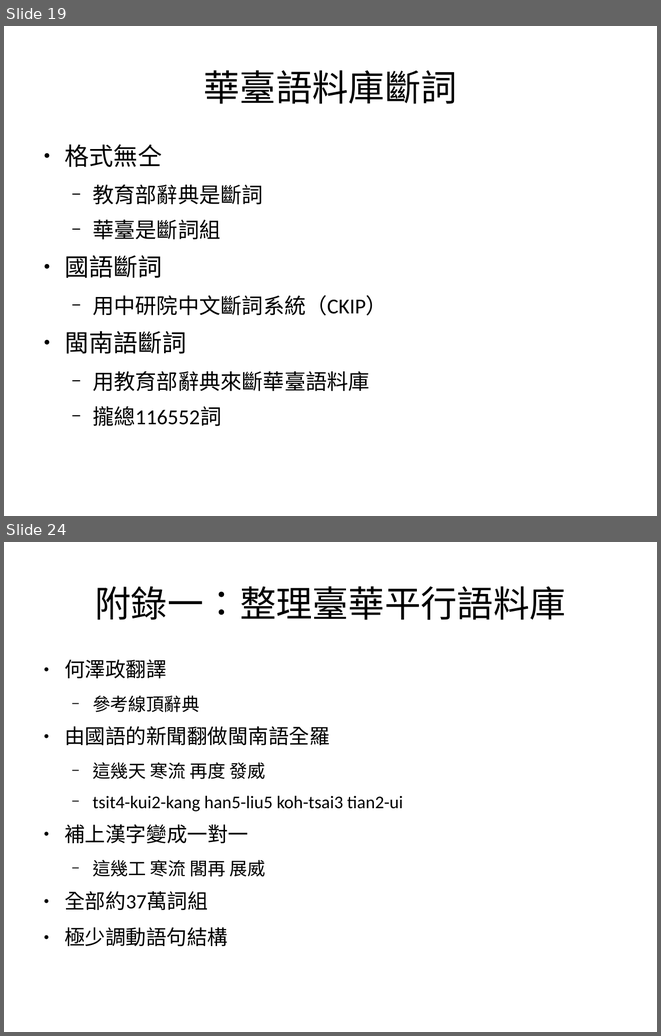
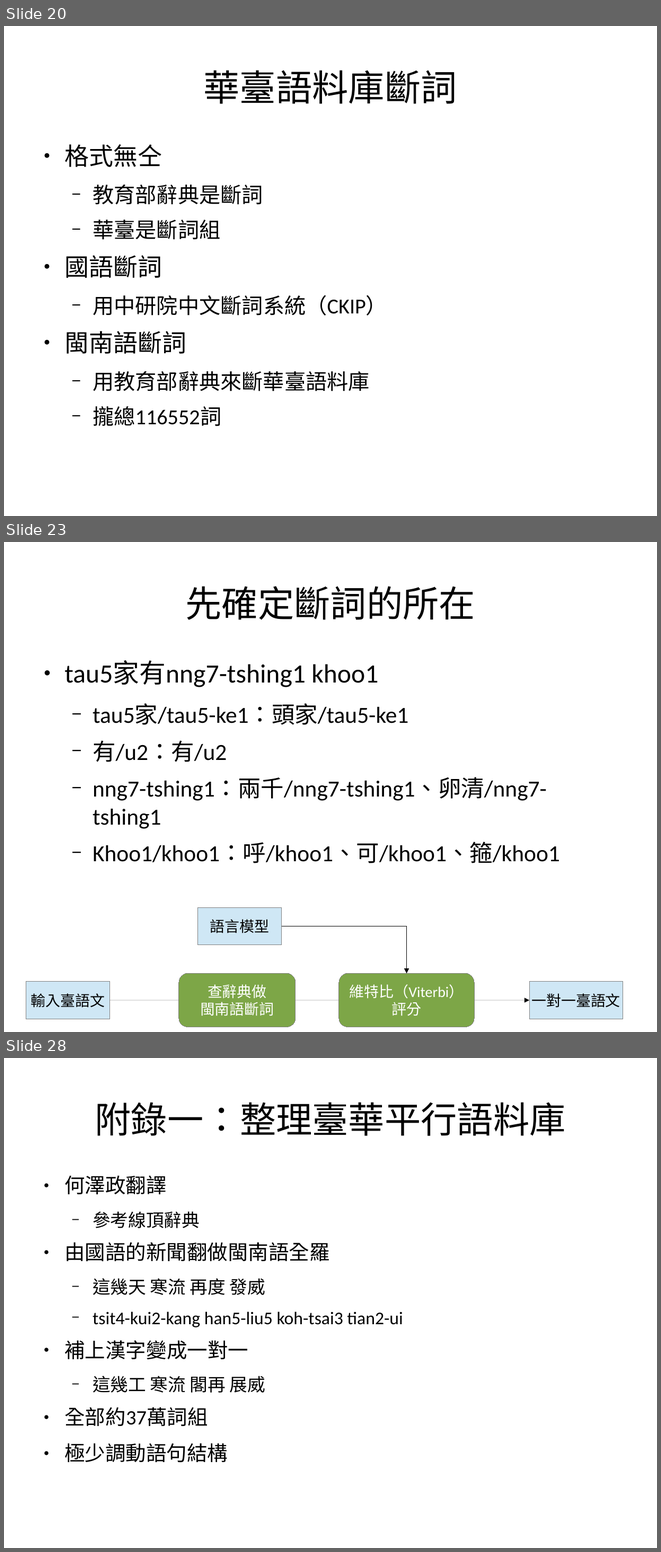
Before and after one commit to sih4sing5hong5/po3-ko3_tau5-iann2-phinn3, a slide deck: 翻譯報告.odp. Shown one above the other, each under a label of ours: slides 19 and 24 before the commit, slides 20, 23 and 28 after it; the slides between them are not shown. The pictures are 661x1036 and 661x1552 pixels, drawn with LibreOffice and Linux fonts; fonts in the diff are those of the drawing. Boxes give left, top, right and bottom in pixels: in the first picture for what was removed or moved away, otherwise in the second. Text is boxed around its words. In the diff, an @@ line names an element or a change of style, - is before the commit and + after.

```diff
--- a/翻譯報告.odp
+++ b/翻譯報告.odp
@@ slide 23 added at (4,542,657,1032), background #FFFFFF @@
@@ title added at (186,586,476,620), 44 pt, text #000000 @@
+先確定斷詞的所在
@@ text added at (64,661,560,863), 28 pt, text #000000 @@
+● tau5家有nng7-tshing1 khoo1
+  − tau5家/tau5-ke1：頭家/tau5-ke1
+  − 有/u2：有/u2
+  − nng7-tshing1：兩千/nng7-tshing1、卵清/nng7-tshing1
+  − Khoo1/khoo1：呼/khoo1、可/khoo1、箍/khoo1
@@ rectangle added at (198,908,282,945), fill #CFE7F5, outline #808080 0 pt, 18 pt, text #000000 @@
+語言模型
@@ elbow arrow added from (282, 926) to (407, 973), #000000 0 pt @@
@@ rectangle added at (26,981,110,1018), fill #CFE7F5, outline #808080 0 pt, 18 pt, text #000000 @@
+輸入臺語文
@@ rounded rectangle added at (179,973,296,1027), fill #7DA647, outline #808080 0 pt, 18 pt, text #FFFFFF @@
+查辭典做
+閩南語斷詞
@@ rounded rectangle added at (339,973,475,1027), fill #7DA647, outline #808080 0 pt, 18 pt, text #FFFFFF @@
+維特比（Viterbi）
+評分
@@ rectangle added at (530,981,623,1018), fill #CFE7F5, outline #808080 0 pt, 18 pt, text #000000 @@
+一對一臺語文
@@ arrow added from (110, 1000) to (530, 1000), #000000 0 pt @@
@@ what was slide 19 is now slide 20 @@
@@ what was slide 24 is now slide 28 @@
```
Also in this commit, not shown: 10 slides changed, 5 other slides added, 3 slides removed.
